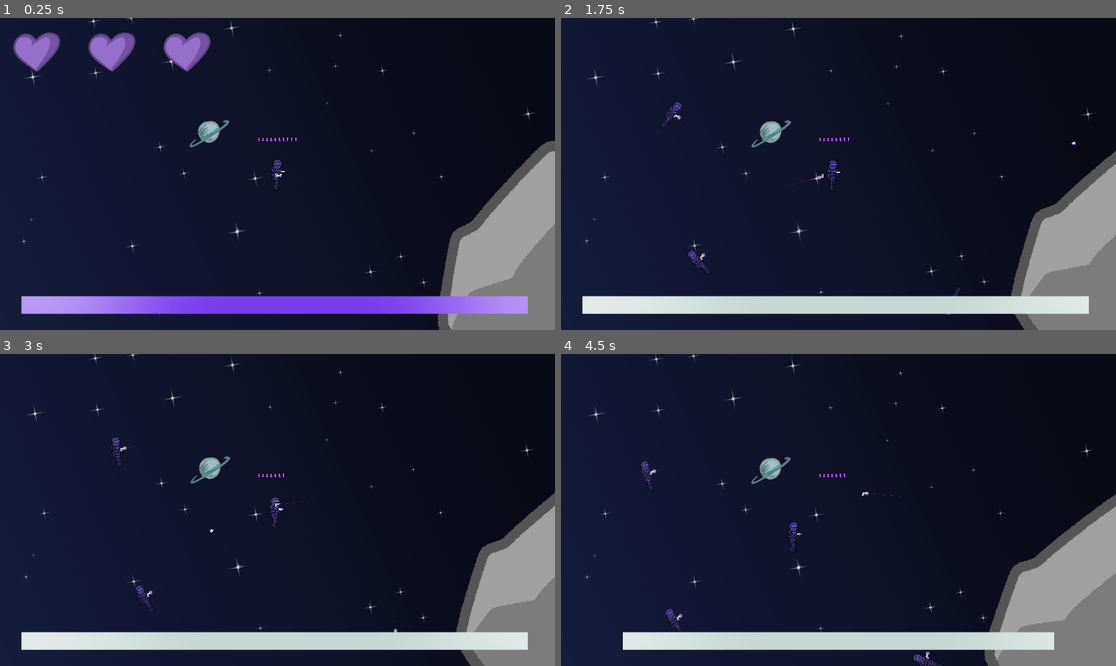
Above: before the commit, frames 1-4 (two rows, left to right).
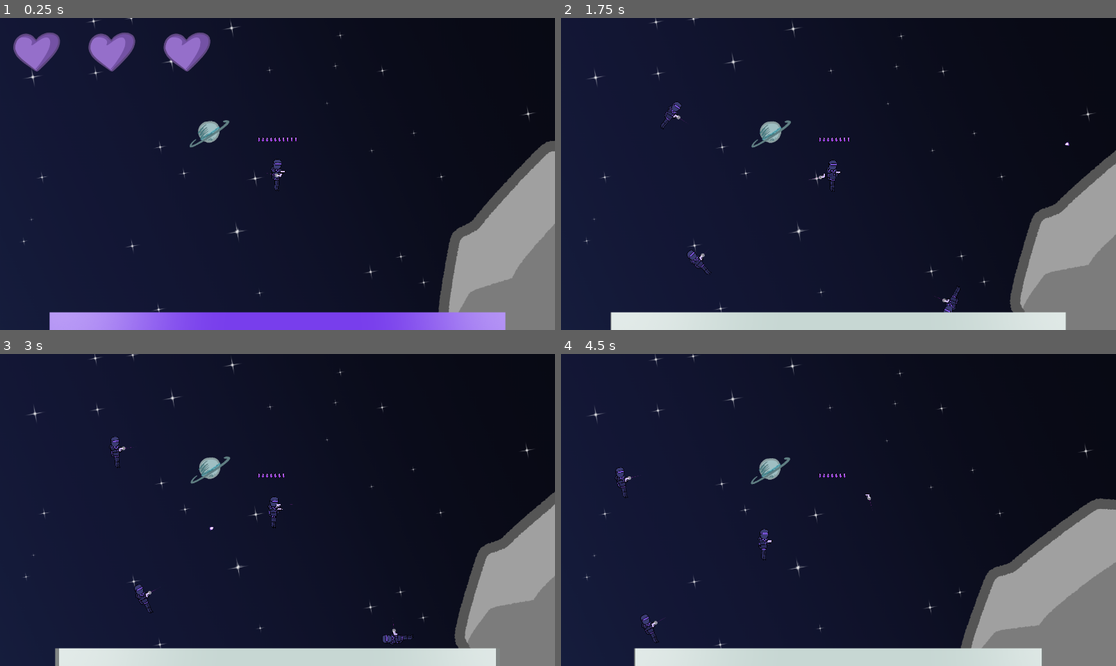
Above: after the commit, the same moments.

Repository: KenanMillet/object-in-motion
Game: Godot game, scene res://scenes/levels/Level.tscn
The game is run twice, just before and just after one commit, with the same random seed, the same clock (stepped at 60 frames per second) and the same inputs.
Inputs (mouse positions are in pixels of both pictures, inside the frame that each line leads up to):
- Up to frame 1 (0.25 s): no input
- Up to frame 2 (1.75 s): move the mouse to (960, 158) at 0.52 s; press the mouse at (960, 158) at 0.53 s; right-click (960, 158) at 0.8 s; move the mouse to (727, 189) at 1.27 s; release the mouse at (727, 189) at 1.28 s; right-click (727, 189) at 1.35 s; tap Middle mouse button (Throw) at 1.55 s
- Up to frame 3 (3 s): move the mouse to (333, 441) at 2.02 s; press the mouse at (333, 441) at 2.03 s; tap Middle mouse button (Throw) at 2.1 s; move the mouse to (249, 572) at 2.77 s; release the mouse at (249, 572) at 2.78 s; click (249, 572) at 2.85 s
- Up to frame 4 (4.5 s): right-click (810, 572) at 3.05 s; move the mouse to (1005, 556) at 3.52 s; hold Right mouse button (Focus) 3.53-4.28 s; tap Middle mouse button (Throw) at 3.8, 4.35 s; move the mouse to (672, 463) at 4.27 s

The runs differ from the first frame. In frame 1, 9.3% of the frame differs, in the area x 3-96%, y 89-100%; in frame 2, 9.6%; in frame 3, 9.8%; in frame 4, 12%, in the area x 4-100%, y 0-100%.

Commit message:
HUD improvements and gun focus tweaks
Gun max focus now decreases when tethering or shooting and added a game_over signal

Diff:
--- a/scenes/agents/AgentMedium.tscn
+++ b/scenes/agents/AgentMedium.tscn
@@ -2,7 +2,7 @@
 
 [ext_resource type="Script" path="res://scripts/ai and agents/agent.gd" id="1_vukeg"]
 [ext_resource type="PackedScene" uid="uid://dnfmj0uln01hr" path="res://scenes/ui/HealthChunkMedium.tscn" id="2_nvap0"]
-[ext_resource type="Texture2D" uid="uid://c1euopc40x4f5" path="res://art/combat ui/focus bars/medium_agent_focus.png" id="3_lp2gn"]
+[ext_resource type="Texture2D" uid="uid://c0vwxc1ga4k3d" path="res://art/combat ui/focus bars/medium_agent_focus_cropped.png" id="3_u6cpq"]
 [ext_resource type="Texture2D" uid="uid://cr3qxanl4yam6" path="res://art/enemies and agents/agents/medium_agent/death/medium_death_0000.png" id="4_1mute"]
 [ext_resource type="Texture2D" uid="uid://beq7ocdsna8e5" path="res://art/enemies and agents/agents/medium_agent/neutral/medium_neutral_0000.png" id="4_2thlj"]
 [ext_resource type="Script" path="res://scripts/ai and agents/AI_MediumAgent.gd" id="4_hx8gh"]
@@ -231,7 +231,7 @@
 health = 14
 healthChunk = ExtResource("2_nvap0")
 maxFocusTime = 1.5
-focusBar = ExtResource("3_lp2gn")
+focusBar = ExtResource("3_u6cpq")
 
 [node name="AI" type="Node" parent="." node_paths=PackedStringArray("agent", "pidController") groups=["agents", "medium_agents"]]
 script = ExtResource("4_hx8gh")
--- a/scenes/agents/AgentSmall.tscn
+++ b/scenes/agents/AgentSmall.tscn
@@ -2,7 +2,7 @@
 
 [ext_resource type="Script" path="res://scripts/ai and agents/agent.gd" id="1_k1s4o"]
 [ext_resource type="PackedScene" uid="uid://naslptaukkc8" path="res://scenes/ui/HealthChunkSmall.tscn" id="2_aj03o"]
-[ext_resource type="Texture2D" uid="uid://pq3w5xq7s4ec" path="res://art/combat ui/focus bars/small_agent_focus.png" id="3_cjlep"]
+[ext_resource type="Texture2D" uid="uid://b2e0hridvbs4l" path="res://art/combat ui/focus bars/small_agent_focus_cropped.png" id="3_32b51"]
 [ext_resource type="Script" path="res://scripts/ai and agents/AI_SmallAgent.gd" id="4_yu742"]
 [ext_resource type="Script" path="res://scripts/ai and agents/PID.gd" id="5_odb35"]
 [ext_resource type="Texture2D" uid="uid://x6ivq3gfce3s" path="res://art/enemies and agents/agents/small_agent/death/small_agent_death_0000.png" id="6_jaai7"]
@@ -199,7 +199,7 @@
 healthChunk = ExtResource("2_aj03o")
 maxFocusTime = 4.0
 focusTimeScale = 0.4
-focusBar = ExtResource("3_cjlep")
+focusBar = ExtResource("3_32b51")
 
 [node name="AI" type="Node" parent="." node_paths=PackedStringArray("agent", "pidController") groups=["agents", "small_agents"]]
 script = ExtResource("4_yu742")
--- a/scenes/agents/AgentStarting.tscn
+++ b/scenes/agents/AgentStarting.tscn
@@ -2,7 +2,7 @@
 
 [ext_resource type="Script" path="res://scripts/ai and agents/agent.gd" id="1_x38s1"]
 [ext_resource type="PackedScene" uid="uid://dohty5kqwuune" path="res://scenes/ui/HealthChunkStarting.tscn" id="2_b2ane"]
-[ext_resource type="Texture2D" uid="uid://87hursygqwhr" path="res://art/combat ui/focus bars/starting_agent_focus.png" id="3_qv8pj"]
+[ext_resource type="Texture2D" uid="uid://bw44nleoi1gri" path="res://art/combat ui/focus bars/starting_agent_focus_cropped.png" id="3_l3n4x"]
 [ext_resource type="Script" path="res://scripts/ai and agents/AI_StartingAgent.gd" id="4_c5ys4"]
 [ext_resource type="Texture2D" uid="uid://bhvkaqu17otr3" path="res://art/enemies and agents/agents/starting_agent/death/starting_agent_death_0000.png" id="4_n3qm8"]
 [ext_resource type="Texture2D" uid="uid://dhrifgxuxkfd2" path="res://art/enemies and agents/agents/starting_agent/death/starting_agent_death_0001.png" id="5_4qjxb"]
@@ -211,7 +211,7 @@
 visionChecker = NodePath("VisibleOnScreenNotifier2D")
 healthChunk = ExtResource("2_b2ane")
 maxFocusTime = 3.0
-focusBar = ExtResource("3_qv8pj")
+focusBar = ExtResource("3_l3n4x")
 
 [node name="AI" type="Node" parent="." node_paths=PackedStringArray("agent") groups=["agents", "starting_agents"]]
 script = ExtResource("4_c5ys4")
--- a/scenes/architecture/Player.tscn
+++ b/scenes/architecture/Player.tscn
@@ -29,3 +29,4 @@
 [connection signal="agent_changed" from="." to="HUD" method="_on_player_agent_changed"]
 [connection signal="focus_changed" from="." to="HUD" method="_on_player_focus_changed"]
 [connection signal="gun_changed" from="." to="HUD" method="_on_player_gun_changed"]
+[connection signal="gun_max_focus_changed" from="." to="HUD" method="_on_player_gun_max_focus_changed"]
--- a/scenes/guns/GunPistol.tscn
+++ b/scenes/guns/GunPistol.tscn
@@ -36,6 +36,7 @@
 enemyAgentRecoil = 100.0
 playerRpm = 150
 enemyRpm = 60
+focusDecayPerShot = 0.025
 playerPrecision = 9001.0
 enemyPrecision = 10.0
 ammoChunk = ExtResource("3_jctrb")
--- a/scenes/guns/GunShotgun.tscn
+++ b/scenes/guns/GunShotgun.tscn
@@ -38,6 +38,7 @@
 playerRpm = 90
 enemyRpm = 30
 bulletsPerShot = 4
+focusDecayPerShot = 0.1
 enemyPrecision = 0.75
 playerReloadTime = 2.25
 enemyReloadTime = 3.5
--- a/scenes/ui/hud.tscn
+++ b/scenes/ui/hud.tscn
@@ -1,8 +1,8 @@
 [gd_scene load_steps=8 format=3 uid="uid://ddjmlwnyldf4a"]
 
 [ext_resource type="Script" path="res://scripts/architecture/player/hud.gd" id="1_lj0gx"]
-[ext_resource type="Texture2D" uid="uid://c0670tcnuyqkl" path="res://art/combat ui/focus bars/gun_only_focus.png" id="2_b8fy4"]
-[ext_resource type="Texture2D" uid="uid://87hursygqwhr" path="res://art/combat ui/focus bars/starting_agent_focus.png" id="2_fpunk"]
+[ext_resource type="Texture2D" uid="uid://ccl5lrjnriegs" path="res://art/combat ui/focus bars/gun_only_focus_cropped.png" id="2_tel8u"]
+[ext_resource type="Texture2D" uid="uid://bw44nleoi1gri" path="res://art/combat ui/focus bars/starting_agent_focus_cropped.png" id="3_lsl5c"]
 [ext_resource type="PackedScene" uid="uid://dohty5kqwuune" path="res://scenes/ui/HealthChunkStarting.tscn" id="3_wcqru"]
 [ext_resource type="Texture2D" uid="uid://bws45omyav748" path="res://art/combat ui/ammo tracker/starter_bullet.png" id="5_r1om8"]
 
@@ -14,24 +14,60 @@
 _data = [Vector2(0, 0), 0.0, 0.0, 0, 0, Vector2(1, 1), 2.63861, 0.0, 0, 0]
 point_count = 2
 
-[node name="HUD" type="CanvasLayer" node_paths=PackedStringArray("focus", "health", "plan", "ammunition")]
+[node name="HUD" type="CanvasLayer" node_paths=PackedStringArray("focus", "gunMaxFocus", "health", "plan", "ammunition")]
 script = ExtResource("1_lj0gx")
-focus = NodePath("Focus")
+focus = NodePath("Focus/Focus")
+gunMaxFocus = NodePath("Focus/Max Gun Focus")
 health = NodePath("Health And Plan/Health")
 plan = NodePath("Health And Plan/Plan")
 ammunition = NodePath("Ammunition")
-gunFocusBar = ExtResource("2_b8fy4")
+gunFocusBar = ExtResource("2_tel8u")
+gunMaxFocusBar = ExtResource("2_tel8u")
 agentFocusCurve = SubResource("Curve_8gbr8")
 gunFocusCurve = SubResource("Curve_hynd8")
 
-[node name="Focus" type="TextureProgressBar" parent="."]
-offset_right = 1920.0
-offset_bottom = 1080.0
+[node name="Focus" type="Control" parent="."]
+layout_mode = 3
+anchors_preset = 7
+anchor_left = 0.5
+anchor_top = 1.0
+anchor_right = 0.5
+anchor_bottom = 1.0
+grow_horizontal = 2
+grow_vertical = 0
+scale = Vector2(0.9, 1)
+
+[node name="Max Gun Focus" type="TextureProgressBar" parent="Focus"]
+layout_mode = 1
+anchors_preset = 2
+anchor_top = 1.0
+anchor_bottom = 1.0
+offset_left = -876.0
+offset_top = -61.0
+offset_right = 876.0
+grow_vertical = 0
 max_value = 1.0
 step = 0.001
 value = 1.0
 fill_mode = 6
-texture_progress = ExtResource("2_fpunk")
+texture_progress = ExtResource("2_tel8u")
+tint_under = Color(0, 0, 0, 0.862745)
+tint_progress = Color(0.572988, 0.572988, 0.572988, 1)
+
+[node name="Focus" type="TextureProgressBar" parent="Focus"]
+layout_mode = 1
+anchors_preset = 2
+anchor_top = 1.0
+anchor_bottom = 1.0
+offset_left = -876.0
+offset_top = -61.0
+offset_right = 876.0
+grow_vertical = 0
+max_value = 1.0
+step = 0.001
+value = 1.0
+fill_mode = 6
+texture_progress = ExtResource("3_lsl5c")
 tint_under = Color(0, 0, 0, 0.862745)
 
 [node name="Health And Plan" type="VBoxContainer" parent="."]
--- a/scripts/ai and agents/agent.gd
+++ b/scripts/ai and agents/agent.gd
@@ -46,9 +46,11 @@
 	_impulses.append([impulse, from, torque])
 
 func holdGun(newgun: Gun, parent: Node) -> void:
+	releaseGun()
 	gun = newgun
+	prevGunParent = parent
+	reloading = false
 	gun.self_modulate.a = 1 if controllingPlayer != null else 0
-	prevGunParent = parent
 	add_collision_exception_with(gun)
 	gun.attach(self)
 	gun.global_position = hand.global_position
@@ -56,9 +58,10 @@
 	gun.reparent.call_deferred(hand)
 	gun.needs_reload.connect(_reload_gun)
 	gun.bullet_fired.connect(_on_bullet_fired)
-	reloading = false
 
 func releaseGun() -> void:
+	if gun == null:
+		return
 	var old_gun = gun
 	gun.self_modulate.a = 1
 	controllingPlayer = null
--- a/scripts/architecture/player/Player.gd
+++ b/scripts/architecture/player/Player.gd
@@ -4,7 +4,9 @@
 signal agent_changed(new_agent: Agent, old_agent: Agent)
 signal gun_changed(new_gun: Gun, old_gun: Gun)
 signal focus_changed(percent_remaining: float)
+signal gun_max_focus_changed(percent_remaining: float)
 signal control_target_changed(target: RigidBody2D, player: Player)
+signal game_over()
 
 @export var startingAgent: PackedScene
 @export var startingGun: PackedScene
@@ -16,8 +18,9 @@
 @export var cameraMount: Node2D
 @export var cursorPos: Node2D
 @export var controlCooldown: float = 3
-@export var gunMaxFocusTime: float = 6
+@export var gunStartingFocusTime: float = 6
 @export var gunFocusTimeScale: float = 0.1
+@export var gunTetherTimeScale: float = 0.6
 @export var focusPrecisionMult: float = 1.5
 @export var godMode: bool = false
 
@@ -25,32 +28,34 @@
 
 var target_zoom: Vector2
 
+var agent_on_prev_frame: Agent = null
 var agent: Agent = null:
 	get:
 		return agent
 	set(value):
-		var old_agent = agent
+		var prev_agent = agent
 		agent = value
-		agent_changed.emit(value, old_agent)
-		if old_agent != value:
+		if prev_agent != value:
+			agent_changed.emit(value, prev_agent)
 			control_target_changed.emit((value as RigidBody2D) if value != null else (gun as RigidBody2D), self)
 var gun: Gun = null:
 	get:
 		return gun
 	set(value):
-		var old_gun = gun
+		var prev_gun = gun
 		gun = value
-		gun_changed.emit(value, old_gun)
-		if old_gun != value && agent == null:
-			control_target_changed.emit(value, self)
-
-var focusIsForced: bool:
-	get:
-		return agent == null
+		if prev_gun != value:
+			gun_changed.emit(value, prev_gun)
+			if agent == null:
+				control_target_changed.emit((value as RigidBody2D), self)
+
 var controlDowntime = 0
 var maxFocusTime: float:
 	get:
 		return agent.maxFocusTime if agent != null else gunMaxFocusTime
+var maxFocusTimeForBar: float:
+	get:
+		return agent.maxFocusTime if agent != null else gunStartingFocusTime
 var focusTimeScale: float:
 	get:
 		return agent.focusTimeScale if agent != null else gunFocusTimeScale
@@ -58,10 +63,22 @@
 	get:
 		return focusTime
 	set(value):
+		if focusTime == value:
+			return
 		focusTime = value
-		focus_changed.emit(focusTime/maxFocusTime if !is_inf(maxFocusTime) else 1.0)
+		focus_changed.emit(focusTime/maxFocusTimeForBar if !is_inf(maxFocusTimeForBar) else 1.0)
+@onready var gunMaxFocusTime: float = gunStartingFocusTime:
+	get:
+		return gunMaxFocusTime
+	set(value):
+		if gunMaxFocusTime == value:
+			return
+		gunMaxFocusTime = value
+		gun_max_focus_changed.emit(gunMaxFocusTime/gunStartingFocusTime if !is_inf(gunStartingFocusTime) else 1.0)
 
 var focusing: bool = false
+
+var cameraTarget: RigidBody2D
 
 # Called when the node enters the scene tree for the first time.
 func _ready() -> void:
@@ -91,7 +108,7 @@
 			newAgent.gun.self_modulate.a = 1
 		newAgent.remove_collision_exception_with(levelBounds)
 	agent = newAgent
-	focusTime = maxFocusTime
+	focusTime = agent.maxFocusTime if agent != null else gunMaxFocusTime
 	if newAgent != null:
 		controlDowntime = controlCooldown
 	if newGun != null:
@@ -111,13 +128,18 @@
 		if agent != null && agent.gun == gun:
 			agent.releaseGun()
 			agent.controllingPlayer = self
-	newGun.body_entered.connect(_on_gun_contact)
-	newGun.body_exited.connect(_on_gun_break_contact)
-	newGun.controllingPlayer = self
-	newGun.remove_collision_exception_with(levelBounds)
+	if newGun != null:
+		newGun.body_entered.connect(_on_gun_contact)
+		newGun.body_exited.connect(_on_gun_break_contact)
+		newGun.controllingPlayer = self
+		newGun.remove_collision_exception_with(levelBounds)
 	if agent != null && agent.gun != newGun:
-		gun.global_position = newGun.global_position
-		agent.holdGun(newGun, newGun.get_parent())
+		if newGun != null:
+			if gun != null:
+				gun.global_position = newGun.global_position
+			agent.holdGun(newGun, newGun.get_parent())
+		else:
+			agent.holdGun(null, null)
 	gun = newGun
 	controlDowntime = controlCooldown
 
@@ -125,38 +147,58 @@
 func _process(delta: float) -> void:
 	cursorPos.global_position = camera.get_global_mouse_position()
 
-	controlDowntime = max(controlDowntime - delta, 0)
-	if Input.is_action_pressed("Focus") || focusIsForced:
-		focusing = true
-		if Input.is_action_pressed("Focus") && focusIsForced:
-			Engine.time_scale = 0.4
-		else:
-			Engine.time_scale = focusTimeScale if focusTime > 0 else 1.0
-		if !Input.is_action_just_pressed("Focus"):
-			focusTime = max(focusTime - delta, 0)
-	else:
-		focusing = false
-		Engine.time_scale = 1.0
-
-	var cameraTarget: RigidBody2D
+	var bullet_fired = false
 
 	if gun != null:
 		cameraTarget = gun
-		cameraMount.global_position = gun.customCenterOfMass.global_position if gun.customCenterOfMass != null else gun.global_position
 		if Input.is_action_pressed("Fire"):
-			gun.fire()
+			bullet_fired = gun.fire()
+
+	if bullet_fired:
+		print("Pew!!!")
 
 	if agent != null:
 		cameraTarget = agent
-		cameraMount.global_position = agent.global_position
 		if Input.is_action_just_pressed("Throw"):
 			agent.throwGun()
 			controlAgent(null, gun)
 
+	cameraMount.global_position = cameraTarget.to_global(cameraTarget.center_of_mass)
+
 	target_zoom = Vector2.ONE * lerpf(stationaryZoom, refSpeedZoom, cameraTarget.linear_velocity.length()/ refSpeed)
 
 	var zoom_dir = Vector2(signf(target_zoom.x - camera.zoom.x), signf(target_zoom.y - camera.zoom.y))
 	camera.zoom += zoom_dir * zoomSpeed * delta
+
+	controlDowntime = max(controlDowntime - delta, 0)
+	focusing = Input.is_action_pressed("Focus")
+	Engine.time_scale = 1.0
+	if focusTime > 0:
+		if agent == null:
+			Engine.time_scale = gunTetherTimeScale if focusing else gunFocusTimeScale
+		elif focusing:
+			Engine.time_scale = agent.focusTimeScale
+
+	var focusDrainRate = gunFocusTimeScale / gunTetherTimeScale if focusing && agent == null else 1.0
+	var newGunMaxFocusTime = gunMaxFocusTime
+	var newFocusTime = focusTime
+
+	if agent == null && focusing && !Input.is_action_just_pressed("Focus"):
+		newGunMaxFocusTime = max(gunMaxFocusTime - delta, 0)
+	if (agent == null && agent_on_prev_frame == null) || (focusing && !Input.is_action_just_pressed("Focus")):
+		newFocusTime = max(focusTime - (delta*focusDrainRate), 0)
+
+	if bullet_fired && agent == null:
+		newGunMaxFocusTime -= gun.focusDecayPerShot * gunStartingFocusTime
+
+	gunMaxFocusTime = min(gunStartingFocusTime, newGunMaxFocusTime)
+	focusTime = min(maxFocusTime, newFocusTime)
+
+	if agent == null && focusTime == 0:
+		controlGun(null)
+		game_over.emit()
+
+	agent_on_prev_frame = agent
 
 func _on_agent_death() -> void:
 	agent.died.disconnect(_on_agent_death)
--- a/scripts/architecture/player/hud.gd
+++ b/scripts/architecture/player/hud.gd
@@ -3,12 +3,14 @@
 
 @export_group("HUD Elements")
 @export var focus: TextureProgressBar
+@export var gunMaxFocus: TextureProgressBar
 @export var health: HBoxContainer
 @export var plan: HBoxContainer
 @export var ammunition: GridContainer
 
 @export_group("Element Modifiers")
-@export var gunFocusBar: Texture = null
+@export var gunFocusBar: Texture
+@export var gunMaxFocusBar: Texture
 @export var agentFocusCurve: Curve
 @export var gunFocusCurve: Curve
 
@@ -16,6 +18,7 @@
 
 # Called when the node enters the scene tree for the first time.
 func _ready() -> void:
+	gunMaxFocus.texture_progress = gunMaxFocusBar
 	var focus_resolution: int = int(absf(focus.max_value-focus.min_value)/focus.step)
 	agentFocusCurve.bake_resolution = focus_resolution
 	gunFocusCurve.bake_resolution = focus_resolution
@@ -48,7 +51,9 @@
 func _on_player_agent_changed(new_agent: Agent, old_agent: Agent) -> void:
 	set_new_health_chunks(new_agent)
 	focus.texture_progress = new_agent.focusBar if new_agent != null else gunFocusBar
-	focusCurve = agentFocusCurve if new_agent != null else gunFocusCurve
+	gunMaxFocus.visible = (new_agent == null)
+	#focusCurve = agentFocusCurve if new_agent != null else gunFocusCurve
+	focusCurve = agentFocusCurve if new_agent != null else null
 
 	var handle_signals = func(agent: Agent, signal_fn: StringName):
 		var handle: Callable
@@ -102,3 +107,6 @@
 
 func _on_player_focus_changed(percent_remaining: float) -> void:
 	focus.value = focusCurve.sample_baked(percent_remaining) if focusCurve != null else percent_remaining
+
+func _on_player_gun_max_focus_changed(percent_remaining: float) -> void:
+	gunMaxFocus.value = focusCurve.sample_baked(percent_remaining) if focusCurve != null else percent_remaining
--- a/scripts/guns/Gun.gd
+++ b/scripts/guns/Gun.gd
@@ -14,6 +14,7 @@
 @export var playerRpm: int = 120
 @export var enemyRpm: int = 90
 @export var bulletsPerShot: int = 1
+@export var focusDecayPerShot: float = 0.01
 @export var playerPrecision: float = 1
 @export var enemyPrecision: float = 1
 @export var playerReloadTime: float = 1.5
@@ -94,8 +95,8 @@
 func fire() -> bool:
 	if _cooldown != 0:
 		return false
-	var has_ammo = !is_empty()
-	if has_ammo:
+	var had_ammo = !is_empty()
+	if had_ammo:
 		ammo-=1
 		if !is_empty():
 			_cooldown = 60.0/rpm
@@ -123,7 +124,7 @@
 			needs_reload.emit(reloadTime)
 	else:
 		needs_reload.emit(reloadTime)
-	return has_ammo
+	return had_ammo
 
 func reload() -> void:
 	ammo = magSize
Binary file added: art/combat ui/focus bars/gun_only_focus_cropped.png
Not shown, added: art/combat ui/focus bars/gun_only_focus_cropped.png.import
Binary file added: art/combat ui/focus bars/medium_agent_focus_cropped.png
Not shown, added: art/combat ui/focus bars/medium_agent_focus_cropped.png.import
Binary file added: art/combat ui/focus bars/small_agent_focus_cropped.png
Not shown, added: art/combat ui/focus bars/small_agent_focus_cropped.png.import
Binary file added: art/combat ui/focus bars/starting_agent_focus_cropped.png
Not shown, added: art/combat ui/focus bars/starting_agent_focus_cropped.png.import
